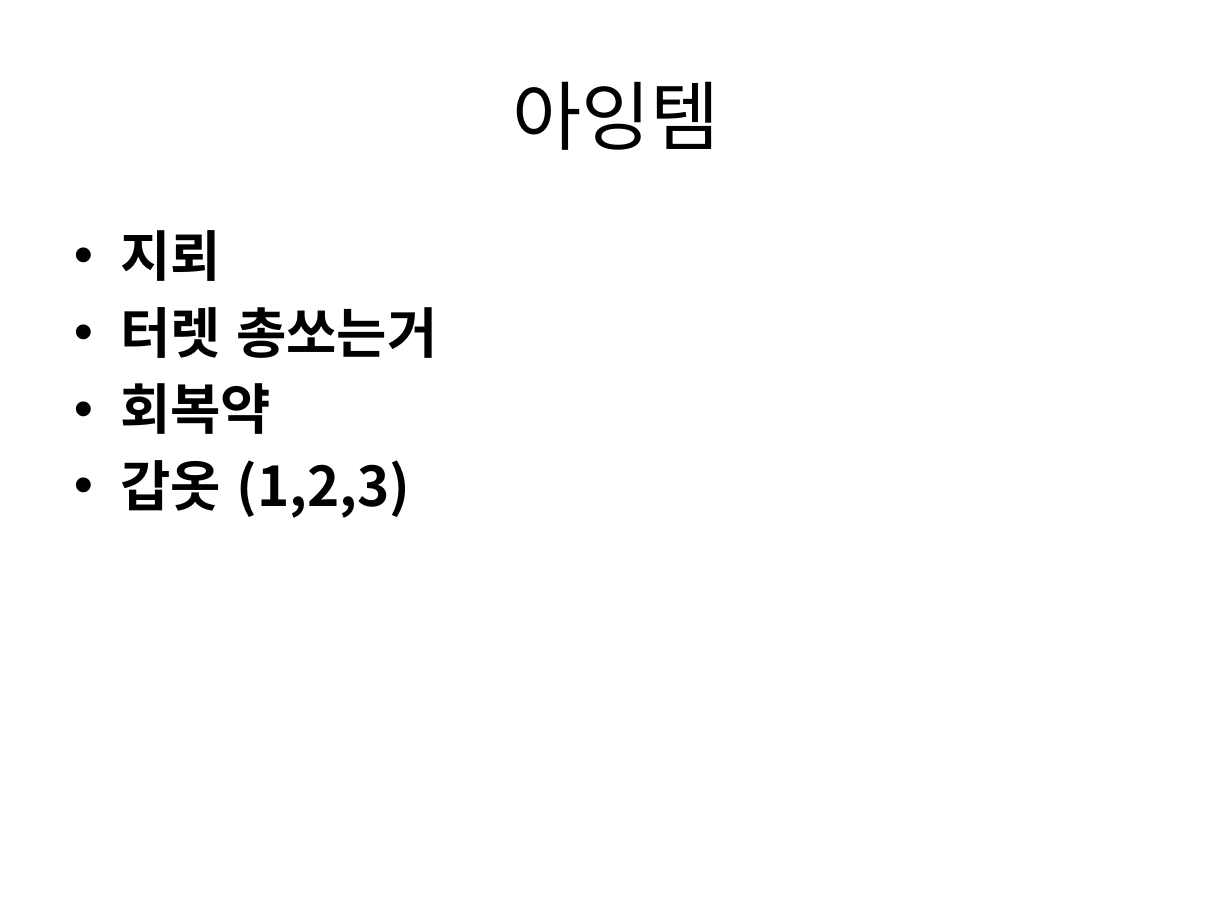
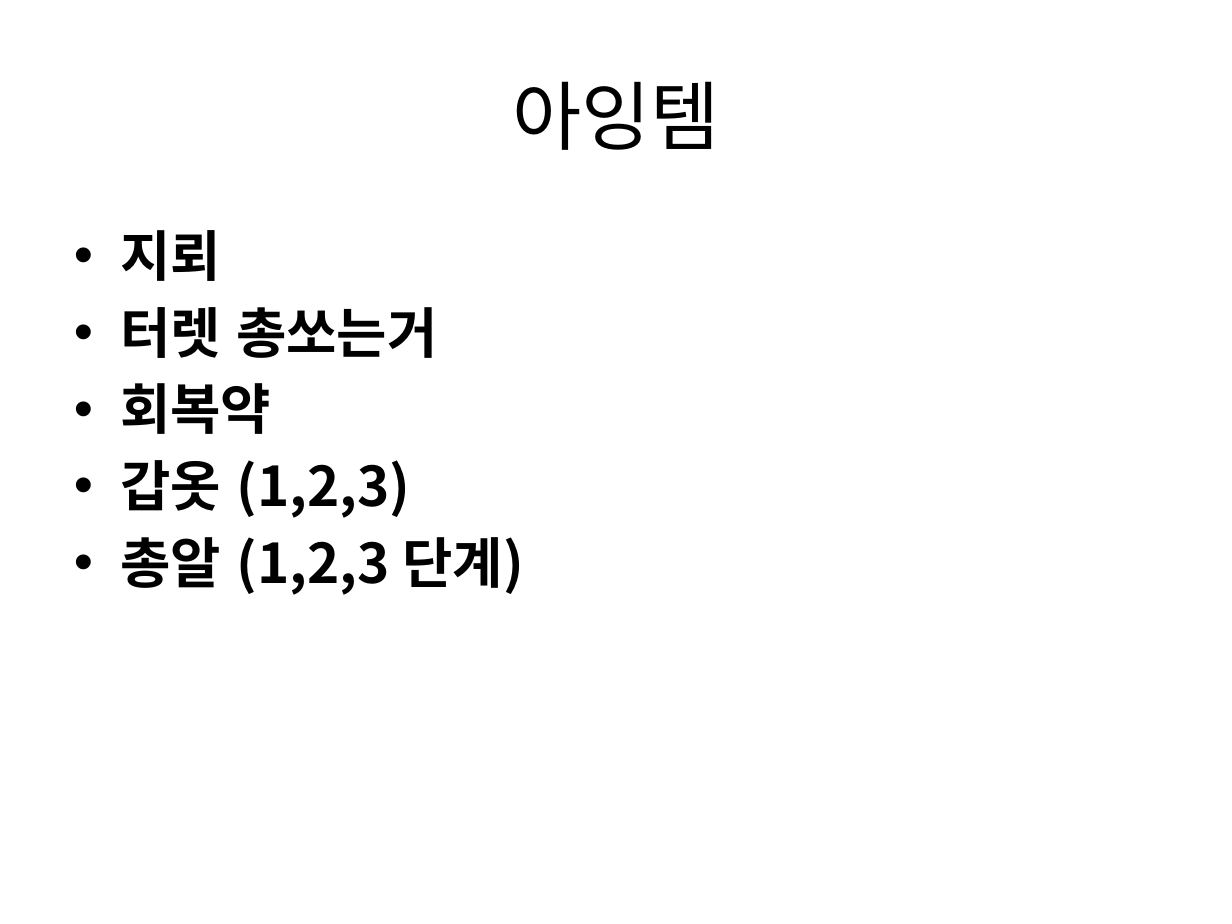
Before and after one commit to gkdlgndpdu/EscapeJail, a slide deck: slide 7 of EscapeJail/Assets/기획/스테이지1기획.pptx. Drawn at 1232x924 pixels with LibreOffice and Linux fonts; fonts in the diff are those of the drawing. Boxes give left, top, right and bottom in pixels: in the first picture for what was removed or moved away, otherwise in the second. Text is boxed around its words. In the diff, an @@ line names an element or a change of style, - is before the commit and + after.

```diff
--- a/EscapeJail/Assets/기획/스테이지1기획.pptx
+++ b/EscapeJail/Assets/기획/스테이지1기획.pptx
@@ text at <box>120,537,524,595</box>: paragraph added @@
+• 총알 (1,2,3 단계)
```
Also in this commit, not shown: 1 slide added, 12 other files.
